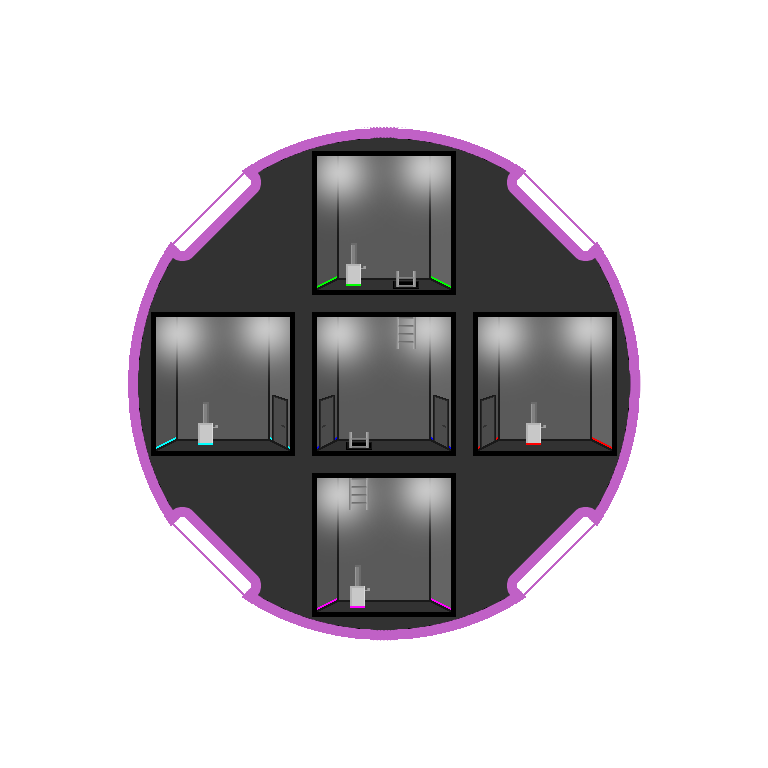
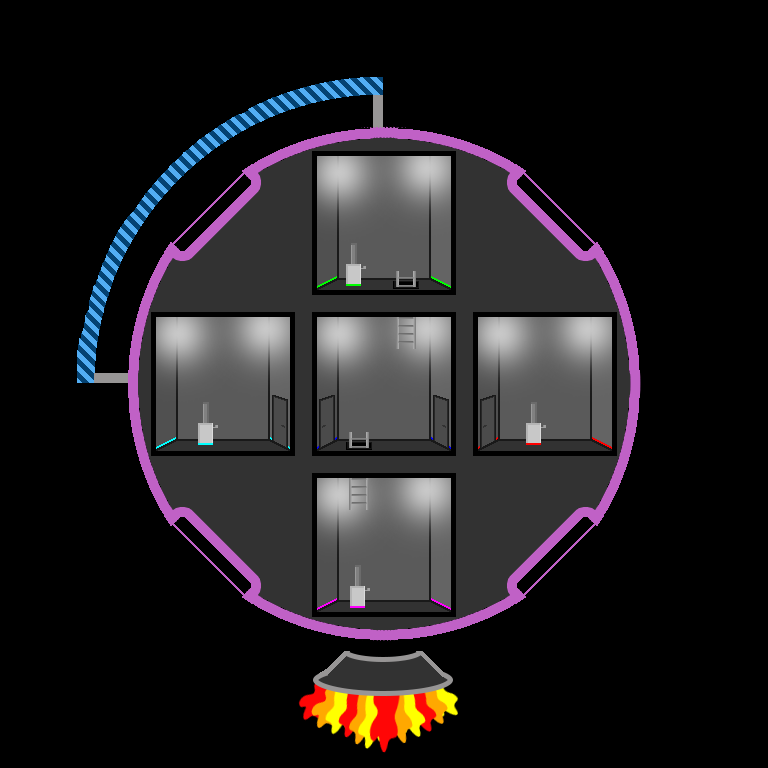
The second 768 x 768 image is a revision of the first. Changes to its layers:
showed group "Components" (34 layers) over [77, 77, 684, 753]
showed group "Shield" (3 layers) over [77, 77, 383, 383]
painted on "Layer 1" over [77, 77, 383, 383]
showed "Layer 5" over [0, 0, 768, 768]
